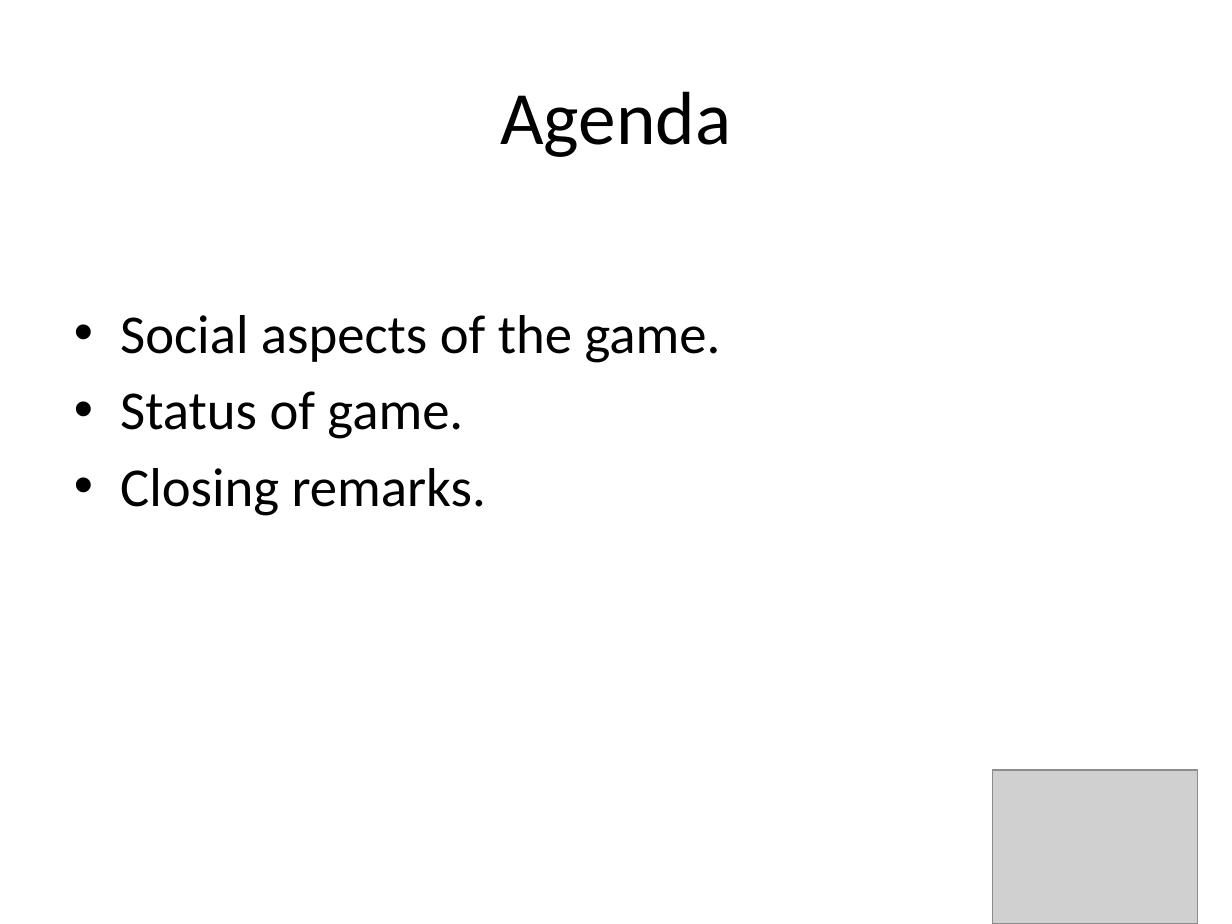
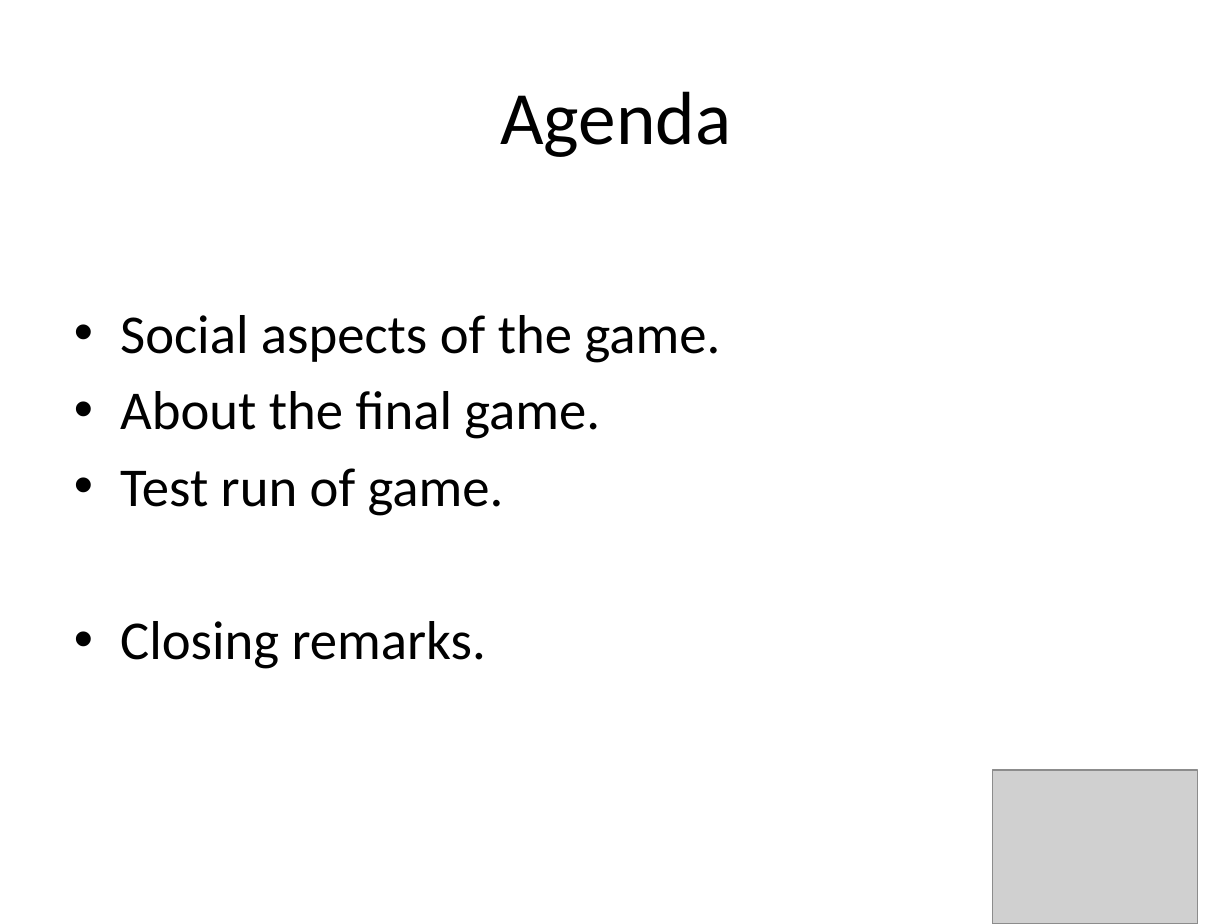
Before and after one commit to amlees/The-Great-Audio-Race, a slide deck: slide 2 of The Great Audio Race 2.pptx. Drawn at 1232x924 pixels with LibreOffice and Linux fonts; fonts in the diff are those of the drawing; grey boxes stand for pictures. Boxes give left, top, right and bottom in pixels: in the first picture for what was removed or moved away, otherwise in the second. Text is boxed around its words. In the diff, an @@ line names an element or a change of style, - is before the commit and + after.

Commit message:
Update powerpoint presentation

```diff
--- a/The Great Audio Race 2.pptx
+++ b/The Great Audio Race 2.pptx
@@ text at <box>120,391,600,516</box>: text changed @@
-• Status of game.
+• About the final game.
+• Test run of game.
```
Also in this commit, not shown: 1 other file.
